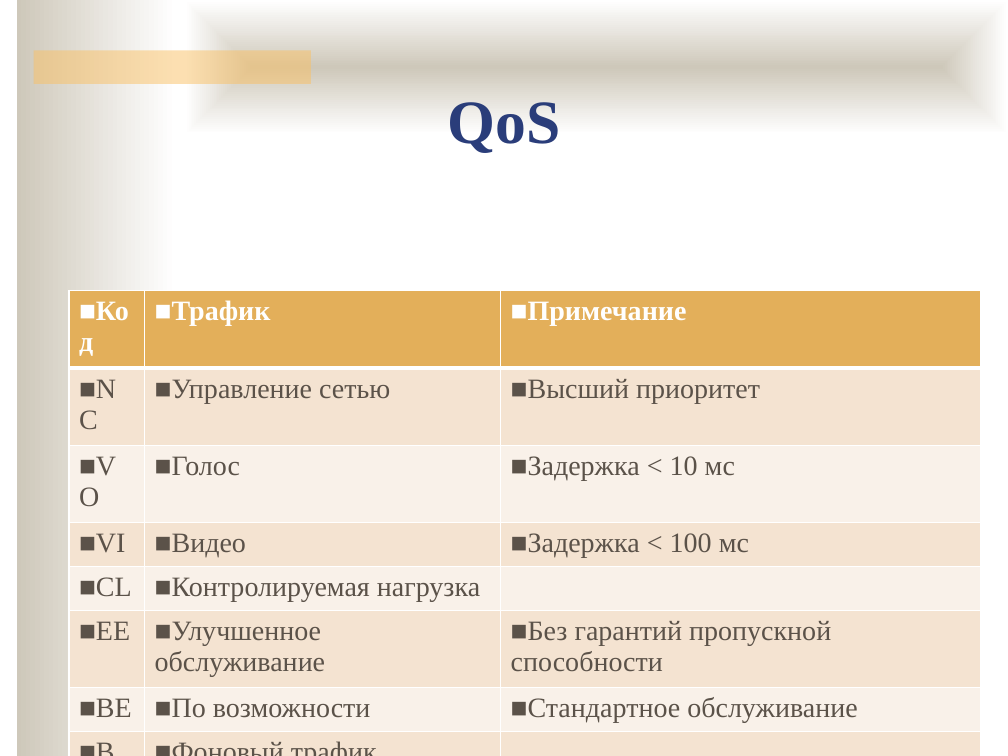
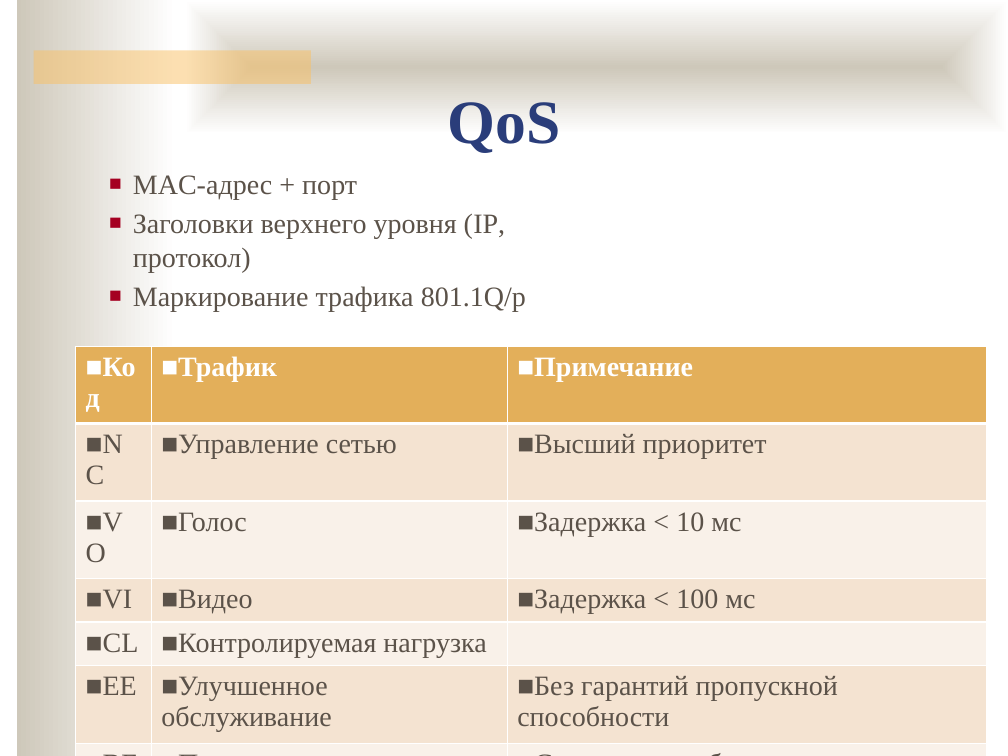
Before and after one commit to ukoloff/nets, a slide deck: slide 29 of lecture/08-L2.pptx (slide 24 before the commit). Drawn at 1008x756 pixels with LibreOffice and Linux fonts; fonts in the diff are those of the drawing; background and template pictures are left out. Boxes give left, top, right and bottom in pixels: in the first picture for what was removed or moved away, otherwise in the second. Text is boxed around its words. In the diff, an @@ line names an element or a change of style, - is before the commit and + after.

```diff
--- a/lecture/08-L2.pptx
+++ b/lecture/08-L2.pptx
@@ text added at (133, 175, 526, 311), 20 pt, text #5B5249 @@
+■ MAC-адрес + порт
+■ Заголовки верхнего уровня (IP, протокол)
+■ Маркирование трафика 801.1Q/p
@@ table: place and size @@
-table at (69, 290, 980, 727)
+table at (76, 347, 987, 736)
```
Also in this commit, not shown: 5 other slides changed, 5 slides added.
